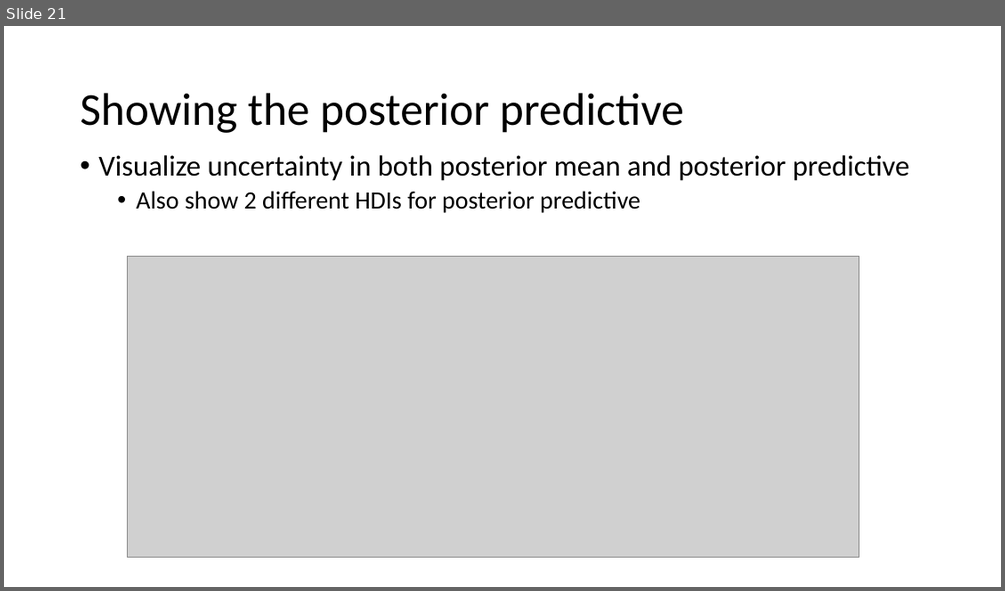
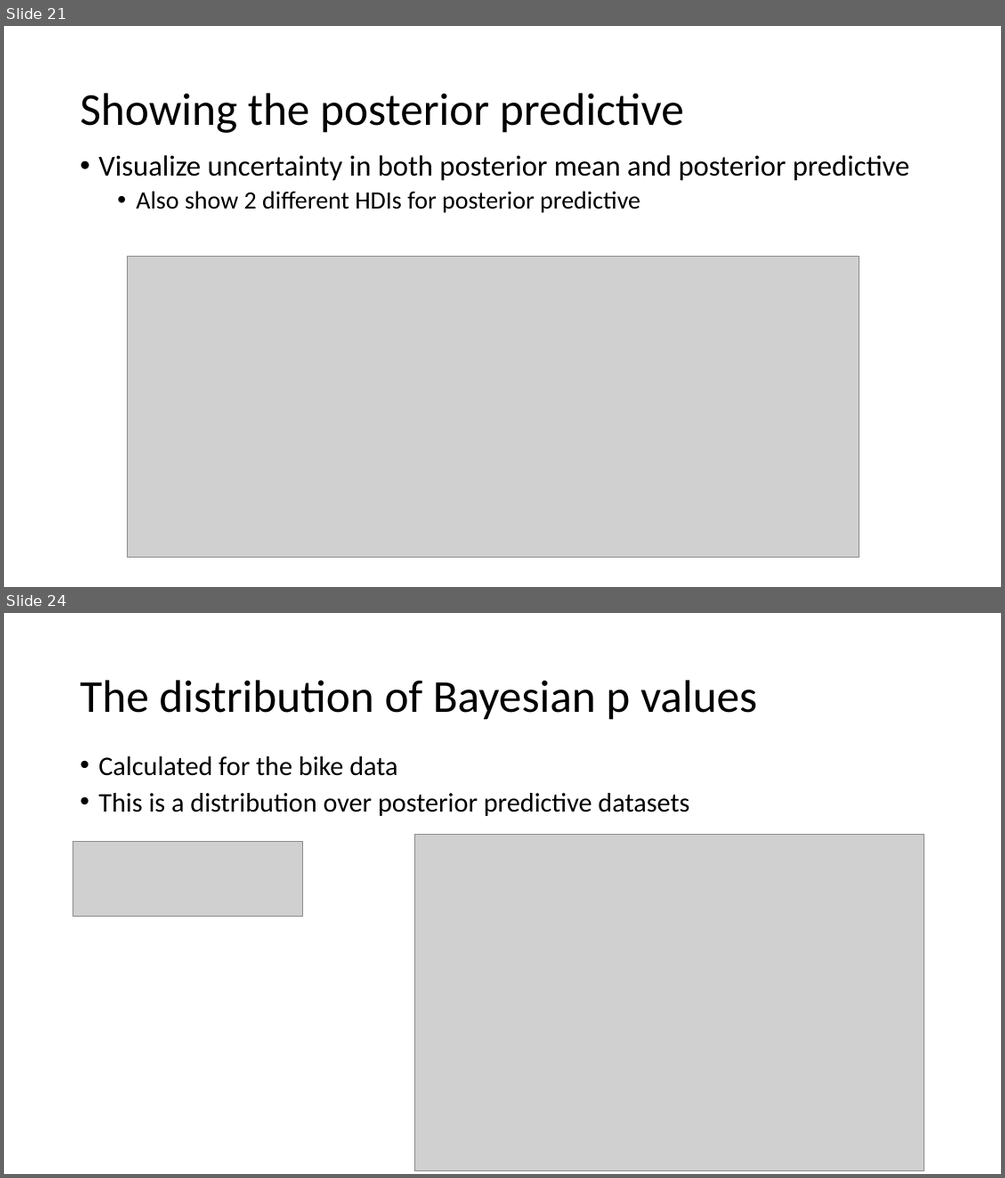
Before and after one commit to opherdonchin/StatisticalComputationAndAnalysis, a slide deck: Lectures/Lecture 6 Linear models.pptx. Shown one above the other, each under a label of ours: slide 21 before the commit, slides 21 and 24 after it; the slides between them are not shown. The pictures are 1005x591 and 1005x1178 pixels, drawn with LibreOffice and Linux fonts; fonts in the diff are those of the drawing; grey boxes stand for pictures. Boxes give left, top, right and bottom in pixels: in the first picture for what was removed or moved away, otherwise in the second. Text is boxed around its words. In the diff, an @@ line names an element or a change of style, - is before the commit and + after.

```diff
--- a/Lectures/Lecture 6 Linear models.pptx
+++ b/Lectures/Lecture 6 Linear models.pptx
@@ slide 24 added at [4, 613, 1001, 1174], background #FFFFFF @@
@@ title added at [80, 680, 757, 720], 44 pt, text #000000 @@
+The distribution of Bayesian p values
@@ text added at [98, 756, 689, 816], 25.9 pt, text #000000 @@
+• Calculated for the bike data
+• This is a distribution over posterior predictive datasets
@@ picture added at [73, 841, 302, 916] @@
@@ picture added at [414, 835, 923, 1171] @@
```
Also in this commit, not shown: 3 slides changed, 16 other slides added, 4 other files.
